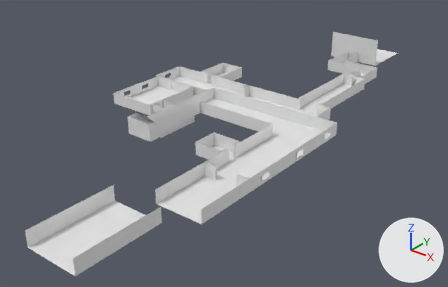
The Blender file GradJam/Assets/Models/whitebox.blend: old version first, new version second.
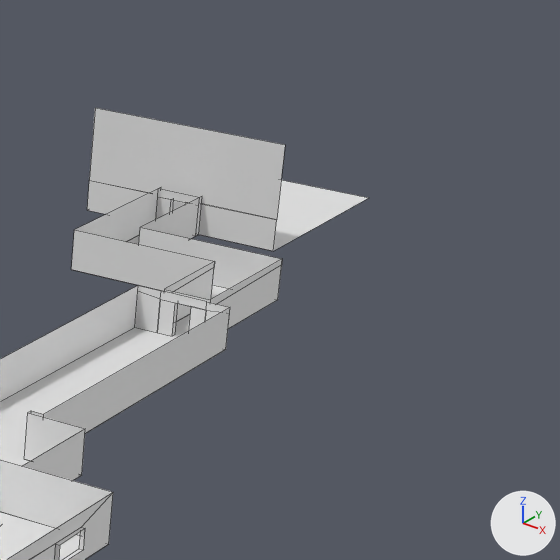
Old and new are each drawn whole from a 50 mm lens placed at (101.1, -201.0, 73.1), pointed at (-1.5, -72.7, -6.4) and again close up on the part from 69% to 99% of the width and 2% to 48% of the height. The axes (+X, +Y, +Z) are drawn at lower right. The lights are the same throughout. The close-ups show mesh edges as thin lines.

The scene before the commit, as lines of its bpy script (objects in view):
```python
me_cube_009 = bpy.data.meshes.new('Cube.009')
me_cube_009.from_pydata(...)  # 58 vertices, 26 faces; spans x -11.06..2.0, y -3.5..8.52, z 0.0..4.7
me_cube_019 = bpy.data.meshes.new('Cube.019')
me_cube_019.from_pydata([(-0.5, 1.0, 0.0), (1.8, 1.0, 0.0), (-0.5, 1.0, 1.75), (1.8, 1.0, 1.75)], [], [(1, 3, 2, 0)])
me_plane = bpy.data.meshes.new('Plane')
me_plane.from_pydata([(-0.481, -0.998, 0.0), (0.481, -0.998, 0.0), (-0.481, 0.016, 0.0), (0.481, 0.016, 0.0)], [], [(0, 1, 3, 2)])
ob_cube_007 = bpy.data.objects.new('Cube.007', me_cube_009)
ob_cube_007.location = (13.0, -15.0, 0.0)
ob_cube_007.scale = (2.0, 2.0, 2.0)
ob_cube_017 = bpy.data.objects.new('Cube.017', me_cube_019)
ob_cube_017.location = (17.0, -52.5, 0.0)
ob_cube_017.scale = (2.0, 2.0, 2.0)
ob_plane_001 = bpy.data.objects.new('Plane.001', me_plane)
ob_plane_001.location = (0.0, 21.0, 0.0)
ob_plane_001.scale = (19.0, 19.0, 19.0)
# also in view: 'Cube.003' at (8.5, -9.0, 1.8); 'Cube.048' at (32.3, -95.0, 6.3); 'Cube.050' at (11.6, -95.0, 4.5); 'Cube.001' at (2.0, -3.5, 1.8); 'Cube.018' at (20.6, -56.2, 1.8)
```
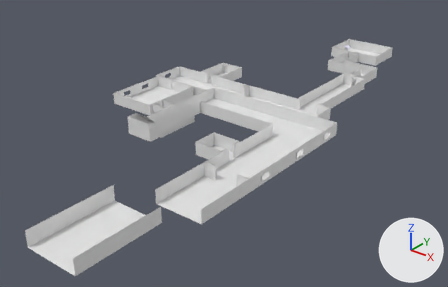
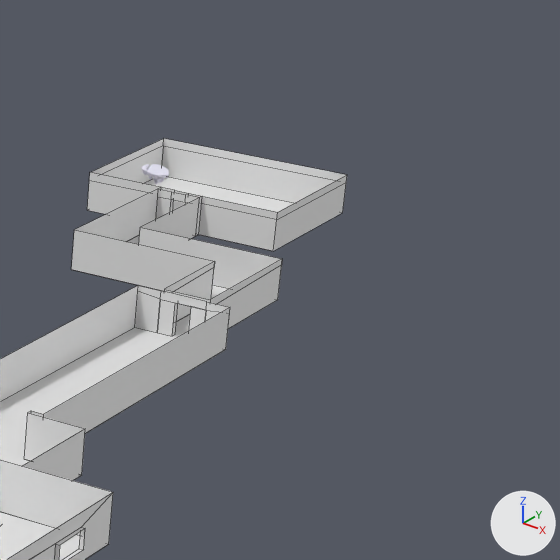
Patch to the scene script:
```diff
--- a/GradJam/Assets/Models/whitebox.blend.py
+++ b/GradJam/Assets/Models/whitebox.blend.py
@@ me_cube_009 @@
 # used by ob_cube_007; location = (13.0, -15.0, 0.0); scale = (2.0, 2.0, 2.0)
-me_cube_009.from_pydata(...)  # 58 vertices, 26 faces; spans x -11.06..2.0, y -3.5..8.52, z 0.0..4.7
+me_cube_009.from_pydata(...)  # 62 vertices, 31 faces; spans x -11.06..2.0, y -3.5..8.52, z 0.0..1.75
+# me_cube_009 part 1
+# 2 faces are deleted
+# 2 vertices move from x -11.06..-1.94, y 8.52, z 4.7 to x -11.06..-1.94, y 8.52, z 1.75
+# 4 vertices are added at (-6.84, 8.52, 1.75), (-6.16, 8.52, 1.75), (-6.84, 8.27, 1.75), (-6.16, 8.27, 1.75)
+# 7 new faces join them
@@ me_plane @@
 me_plane.from_pydata(...)  # 4 vertices, 1 face; spans x -0.481..0.481, y -0.998..0.016, z 0.0
 # used by ob_plane_001; location = (0.0, 21.0, 0.0); scale = (19.0, 19.0, 19.0)
-me_plane.vertices[2].co = (-0.481, 0.016, 0.0)
-me_plane.vertices[3].co = (0.481, 0.016, 0.0)  # pixel (369, 197)
+# me_plane part 2
+me_plane.vertices[2].co = (-0.481, -0.278, 0.0)
+me_plane.vertices[3].co = (0.481, -0.278, 0.0)  # pixel (342, 212)
@@ me_cube_003 @@
+me_cube_003.from_pydata([(-11.06, 8.52, 0.0), (-11.06, 15.36, 1.4), (-11.06, 8.52, 1.4), (-1.94, 8.52, 0.0), (-11.06, 15.36, 0.0), (-1.94, 8.52, 1.4), (-1.94, 15.36, 0.0), (-1.94, 8.52, 1.75), (-1.94, 15.36, 1.4), (-11.06, 8.52, 1.75), (-1.94, 15.36, 1.75), (-11.06, 15.36, 1.75)], [], [(9, 2, 1, 11), (3, 5, 8, 6), (5, 7, 10, 8), (2, 0, 4, 1), (10, 11, 1, 8), (4, 6, 8, 1)])
@@ ob_cube_005 @@
+ob_cube_005 = bpy.data.objects.new('Cube.005', me_cube_003)
+ob_cube_005.location = (13.0, -15.0, 0.0)
+ob_cube_005.scale = (2.0, 2.0, 2.0)
```

Changed parts and their boxes [x1, y1, x2, y2] in the close-ups (560 x 560 px):
'Cube.007', reshaped (28% shorter): before [71, 108, 285, 336]; after [71, 173, 282, 336]
'Cube.005', added: after [90, 139, 347, 251]
'Plane.001', reshaped: before [173, 180, 368, 251]; after [143, 176, 294, 212]
part 1 of me_cube_009, built on: before [89, 108, 285, 220]; after [89, 173, 278, 220]
